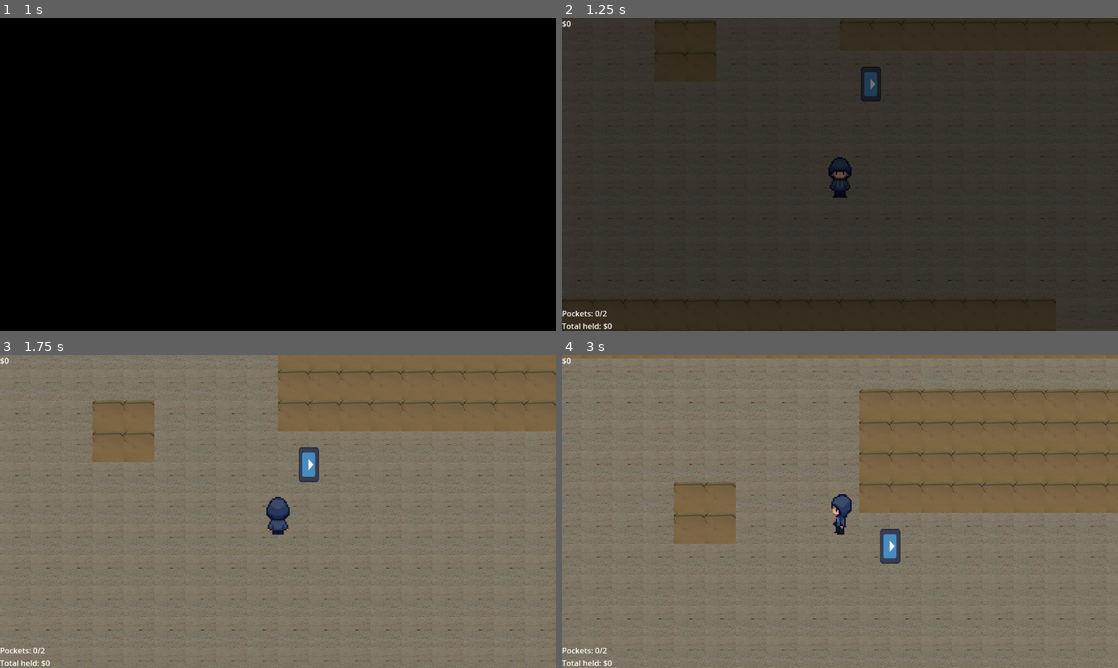
Above: before the commit, frames 1-4 (two rows, left to right).
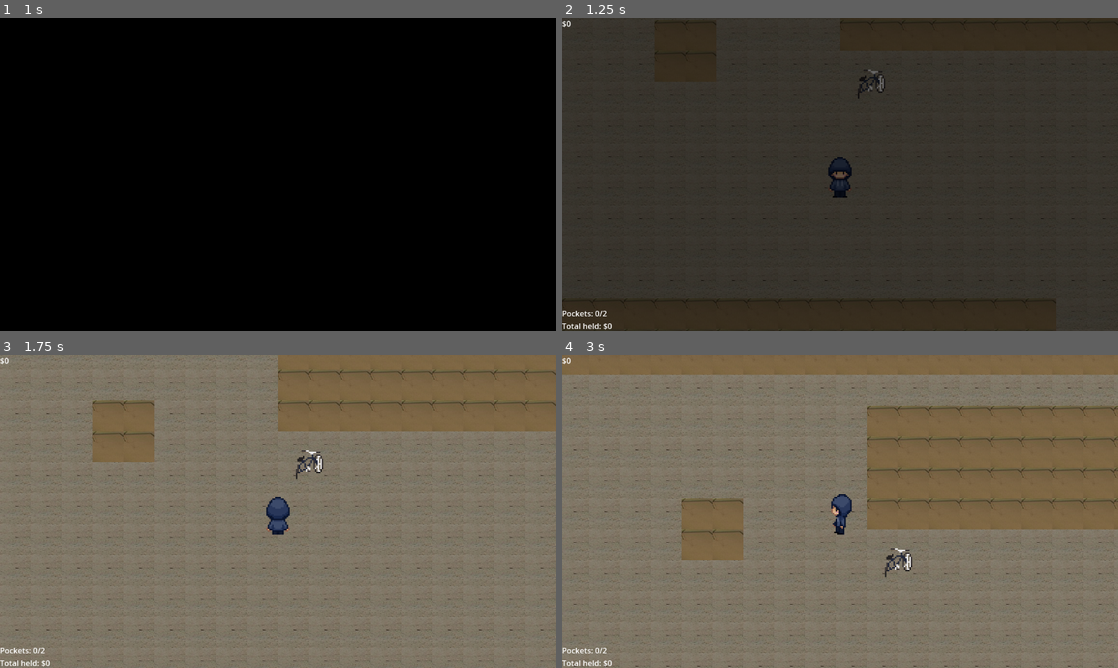
Above: after the commit, the same moments.

Repository: nithinsenthil/UCDBTS
Game: Godot game, scene res://Scenes/world.tscn
Same seed, same stepped clock (60 frames per second), same inputs: the game is played once before the commit and once after it. The engine's default icon, where the game draws it, is replaced by a stand-in: a white triangle on a blue panel in a dark square.
Inputs (mouse positions are in pixels of both pictures, inside the frame that each line leads up to):
- Up to frame 1 (1 s): click "Start Game" at 0.5 s
- Up to frame 2 (1.25 s): no input
- Up to frame 3 (1.75 s): move the mouse to (250, 574) at 1.27 s; hold W (Up) from 1.28 s (still down); tap L (BikeMinigameEnd) at 1.35 s
- Up to frame 4 (3 s): move the mouse to (1006, 558) at 2.02 s; tap K (BikeMinigameStart) at 2.1 s; move the mouse to (673, 464) at 2.77 s; release W (Up) at 2.78 s; hold A (Left) from 2.78 s (still down); tap P (CameraControlsOff) at 2.85 s

Frame 1 is identical in both runs. In frame 2, 0.4% of the frame differs, in the area x 53-59%, y 15-27%; in frame 3, 0.4%; in frame 4, 14%, in the area x 0-100%, y 1-100%.

Commit message:
Add bike sprite and link bike direction

Diff:
--- a/ucdbts/Scenes/bike.tscn
+++ b/ucdbts/Scenes/bike.tscn
@@ -1,13 +1,13 @@
 [gd_scene load_steps=5 format=3 uid="uid://c3q268xofq4j1"]
 
 [ext_resource type="Script" uid="uid://r6623f3cxxj3" path="res://Scripts/bike.gd" id="1_8f0co"]
-[ext_resource type="Texture2D" uid="uid://d26atd227sbp7" path="res://Assets/icon.svg" id="2_udqgf"]
+[ext_resource type="Texture2D" uid="uid://dhn0xe4d2dfy" path="res://Assets/bikes/bike1.png" id="2_8f0co"]
 
 [sub_resource type="RectangleShape2D" id="RectangleShape2D_5v1tr"]
-size = Vector2(72, 42)
+size = Vector2(103, 42)
 
 [sub_resource type="RectangleShape2D" id="RectangleShape2D_ikia7"]
-size = Vector2(94, 56)
+size = Vector2(143, 83)
 
 [node name="Bike" type="StaticBody2D"]
 collision_layer = 2
@@ -15,17 +15,21 @@
 script = ExtResource("1_8f0co")
 
 [node name="CollisionShape2D" type="CollisionShape2D" parent="."]
+position = Vector2(-1.5, 8)
 shape = SubResource("RectangleShape2D_5v1tr")
 
 [node name="Sprite2D" type="Sprite2D" parent="."]
 position = Vector2(-7.1525574e-07, -8.34465e-07)
-scale = Vector2(0.5625, 0.328125)
-texture = ExtResource("2_udqgf")
+scale = Vector2(3, 3)
+texture = ExtResource("2_8f0co")
+region_enabled = true
+region_rect = Rect2(0, 0, 40, 20)
 
 [node name="BikeHitbox" type="Area2D" parent="."]
 collision_layer = 0
 
 [node name="HitboxShape" type="CollisionShape2D" parent="BikeHitbox"]
+position = Vector2(-1.5, 2.5)
 shape = SubResource("RectangleShape2D_ikia7")
 
 [node name="StealingProgressBar" type="ProgressBar" parent="."]
--- a/ucdbts/Scenes/debug_scene.tscn
+++ b/ucdbts/Scenes/debug_scene.tscn
@@ -26,13 +26,13 @@
 
 [node name="Bike" parent="." instance=ExtResource("1_kb85k")]
 position = Vector2(64, -187)
-rotation = 1.5707964
 value = 500
+facing = 0
 
 [node name="Bike2" parent="." instance=ExtResource("1_kb85k")]
 position = Vector2(-444, 504)
-rotation = 1.5707964
 stealing_time = 3.0
+facing = 3
 
 [node name="Bike3" parent="." instance=ExtResource("1_kb85k")]
 position = Vector2(957, 229)
@@ -41,13 +41,13 @@
 
 [node name="Bike4" parent="." instance=ExtResource("1_kb85k")]
 position = Vector2(-41, 506)
-rotation = 1.5707964
 stealing_time = 3.0
+facing = 2
 
 [node name="Bike5" parent="." instance=ExtResource("1_kb85k")]
 position = Vector2(300, 506)
-rotation = 1.5707964
 stealing_time = 3.0
+facing = 2
 
 [node name="Label" type="Label" parent="."]
 visible = false
--- a/ucdbts/Scripts/bike.gd
+++ b/ucdbts/Scripts/bike.gd
@@ -1,14 +1,36 @@
 class_name Bike
 extends StaticBody2D
+
+enum Facing {
+	UP,
+	RIGHT,
+	DOWN,
+	LEFT
+}
 
 @export var tier:int = 1
 @export var value:int = 100
 @export var stealing_time:float = 5
+@export var sprite = "bike1"
+@export var facing = Facing.RIGHT
 var steal_timer:float = 5
 var stealing:bool = false
 var _player:Player = interactions.player
 var _position_calculated:bool = false
 @onready var _progress_bar:ProgressBar = $StealingProgressBar
+@onready var sprite2d:Sprite2D = $Sprite2D
+
+func _ready() -> void:
+	if facing == Facing.DOWN:
+		sprite2d.region_rect.position.y = 20
+	elif facing == Facing.UP:
+		sprite2d.region_rect.position.y = 40
+	else:
+		sprite2d.region_rect.position.y = 0
+
+	if facing == Facing.LEFT:
+		sprite2d.flip_h = true
+
 
 func _process(delta: float) -> void:
 	if !stealing:
Not shown: 1 places in ucdbts/Scenes/debug_scene.tscn that only renumber resources
